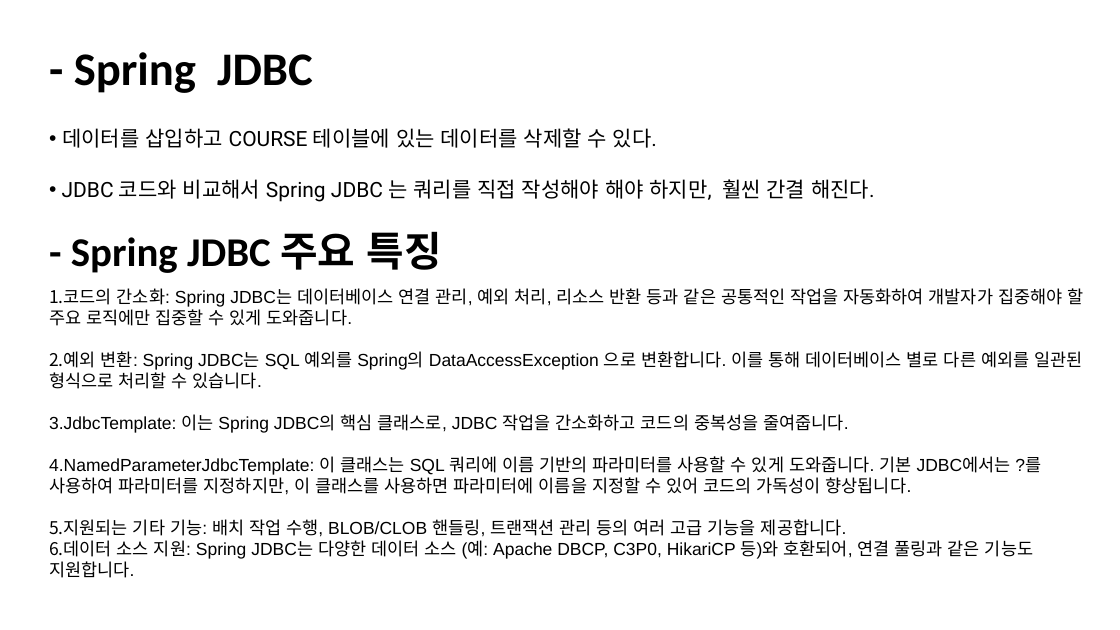
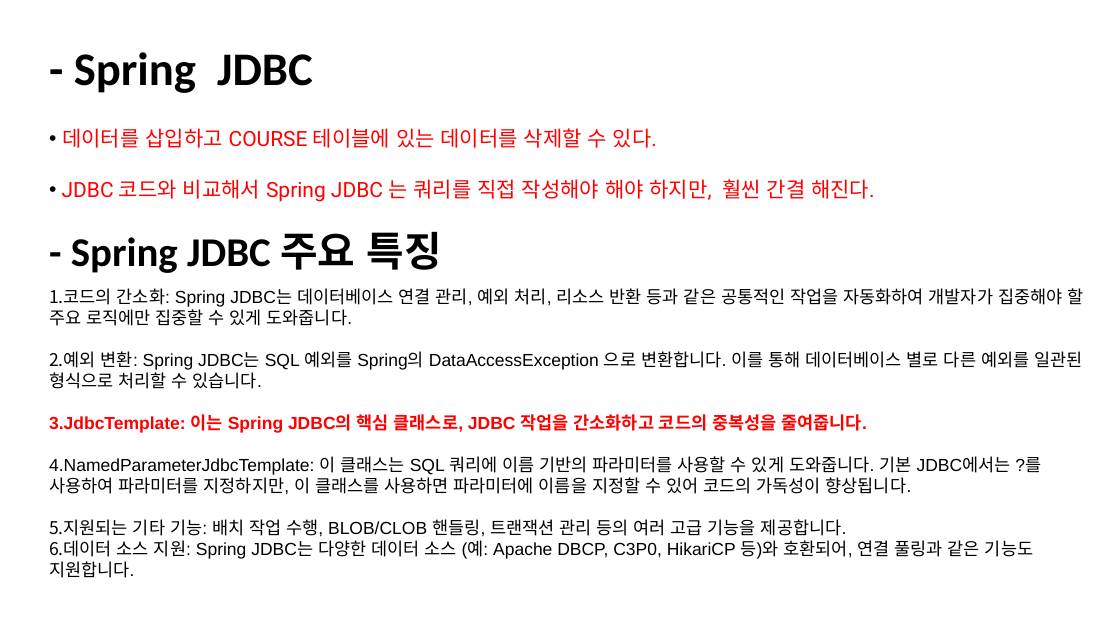
Before and after one commit to kyungmin1221/Tave_Study, a slide deck: slide 3 of 복습정리자료/spring 3주차 정리(kyungmin).pptx. Drawn at 1120x630 pixels with LibreOffice and Linux fonts; fonts in the diff are those of the drawing. Boxes give left, top, right and bottom in pixels: in the first picture for what was removed or moved away, otherwise in the second. Text is boxed around its words. In the diff, an @@ line names an element or a change of style, - is before the commit and + after.

Commit message:
3주차 스터디 내용 정리

```diff
--- a/복습정리자료/spring 3주차 정리(kyungmin).pptx
+++ b/복습정리자료/spring 3주차 정리(kyungmin).pptx
@@ text "데이터를 삽입하고 COURSE 테이블에 있는 ..." at (62,128,874,202): text colour #000000 to #FF0000 @@
@@ text at (49,414,867,433): text colour #000000 to #FF0000, bold on in "JdbcTemplate: 이는 Spring JDBC의 핵심 클래스로, JDBC ..." @@
```
